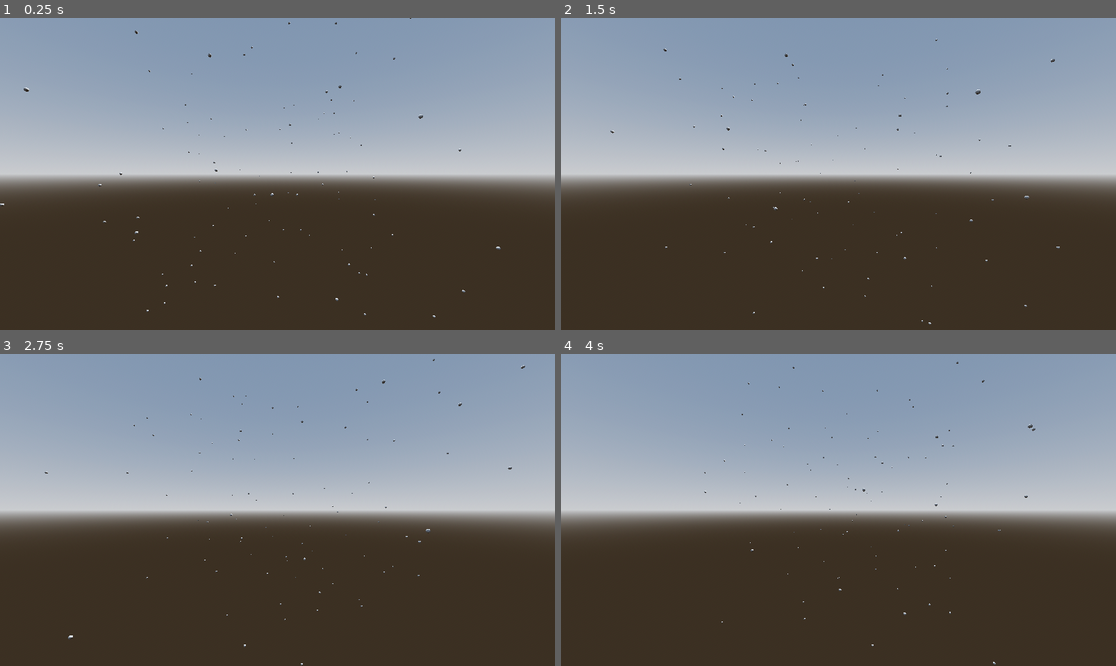
Above: before the commit, frames 1-4 (two rows, left to right).
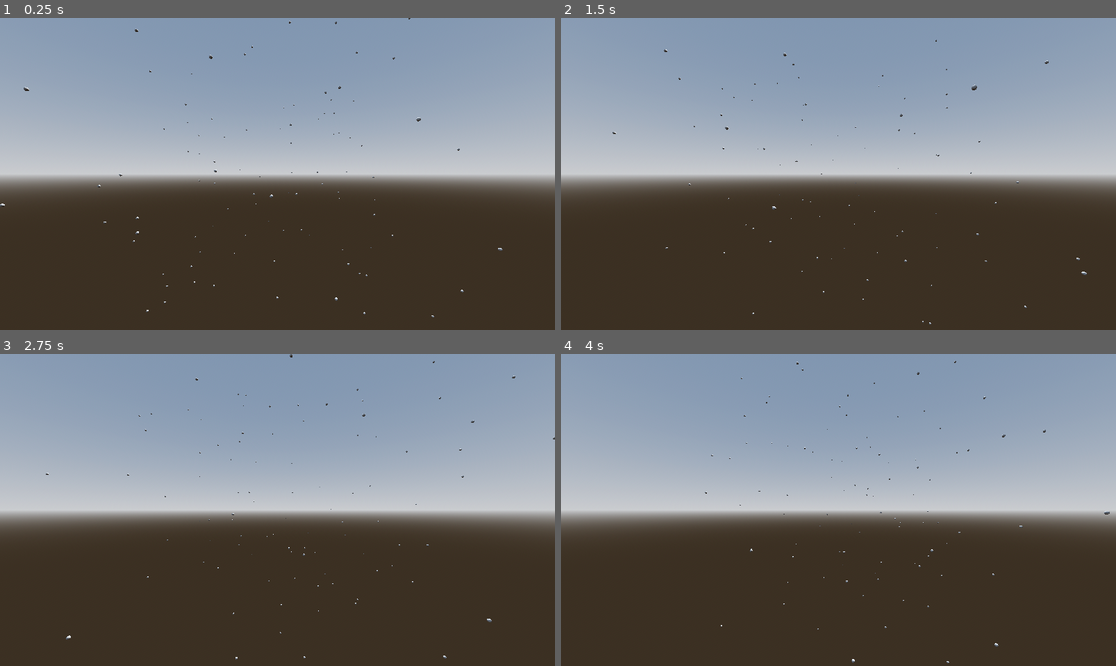
Above: after the commit, the same moments.

Repository: kingsiddhu/boids-godot
Game: Godot game, scene res://Assets/Main3.0.tscn
Two runs of this game, one before a commit and one after it. Both use one fixed random seed, a clock stepped at 60 frames per second and the inputs below.
Inputs:
- Up to frame 1 (0.25 s): no input
- Up to frame 2 (1.5 s): no input
- Up to frame 3 (2.75 s): no input
- Up to frame 4 (4 s): no input

The runs differ from the first frame. In frame 1, 0.2% of the frame differs, in the area x 0-91%, y 0-96%; in frame 2, 0.2%; in frame 3, 0.2%, in the area x 8-100%, y 0-100%; in frame 4, 0.2%.

Commit message:
Optimization

Diff:
--- a/Assets/Main3.0.tscn
+++ b/Assets/Main3.0.tscn
@@ -51,5 +51,9 @@
 
 [node name="Avoiders" type="Node3D" parent="VisibleOnScreenNotifier3D"]
 
+[node name="Marker3D" type="Marker3D" parent="VisibleOnScreenNotifier3D/Avoiders"]
+transform = Transform3D(1, 0, 0, 0, 1, 0, 0, 0, 1, 49.7762, 0, 61.2183)
+gizmo_extents = 10.0
+
 [node name="Camera3D" type="Camera3D" parent="."]
 transform = Transform3D(1, 0, 0, 0, 1, 0, 0, 0, 1, 0, 0, 132.331)
--- a/Assets/boid.gd
+++ b/Assets/boid.gd
@@ -3,7 +3,7 @@
 @export var maxVelocity: float = 280
 @export var maxAcceleration: float = 1000
 
-
+var Parent : VisibleOnScreenNotifier3D
 var velocity := Vector3.ZERO
 var acceleration := Vector3.ZERO
 
@@ -18,13 +18,13 @@
 						randf_range(-maxVelocity, maxVelocity))
 
 func _process(delta):
-	print(position)
-	velocity += acceleration.limit_length(maxAcceleration * delta)
-	velocity = velocity.limit_length(maxVelocity)
-	acceleration.x = 0
-	acceleration.y = 0
-	acceleration.z = 0
+	if Parent.is_on_screen():
+		velocity += acceleration.limit_length(maxAcceleration * delta)
+		velocity = velocity.limit_length(maxVelocity)
+		acceleration.x = 0
+		acceleration.y = 0
+		acceleration.z = 0
 
-	position += velocity * delta
+		position += velocity * delta
 
-	look_at(position + velocity)
+		look_at(position + velocity)
--- a/Assets/boidSpawner.gd
+++ b/Assets/boidSpawner.gd
@@ -5,6 +5,7 @@
 
 
 var _boids = []
+var _avoiders = []
 
 # Called when the node enters the scene tree for the first time.
 func _ready():
@@ -14,26 +15,28 @@
 
 	for i in range(numberOfBoids):
 		var instance = boidData.boidScene.instantiate()
-		$Avoiders.add_child(instance)
+		$Boids.add_child(instance)
 		_boids.append(instance)
 		instance.set_position( Vector3(
 			randf_range(aabb.position.x, aabb.size.x+aabb.position.x),
 			randf_range(aabb.position.y, aabb.size.y+aabb.position.y),
 			randf_range(aabb.position.z, aabb.size.z+aabb.position.z)
 		))
+		instance.Parent = self
 		instance.maxVelocity = boidData.maxVelocity
 		instance.maxAcceleration = boidData.maxAcceleration
 
 func _process(delta):
-	_detectNeighbors()
+	if is_on_screen():
+		_detectNeighbors()
 
-	_cohesion()
-	_separation()
-	_alignment()
+		_cohesion()
+		_separation()
+		_alignment()
 
-	_borders(delta)
-	for i in $Avoiders.get_children():
-		_escapePredator(i)
+		_borders(delta)
+		for i in $Avoiders.get_children():
+			_escapePredator(i)
 
 func _detectNeighbors():
 	for i in range(_boids.size()):
